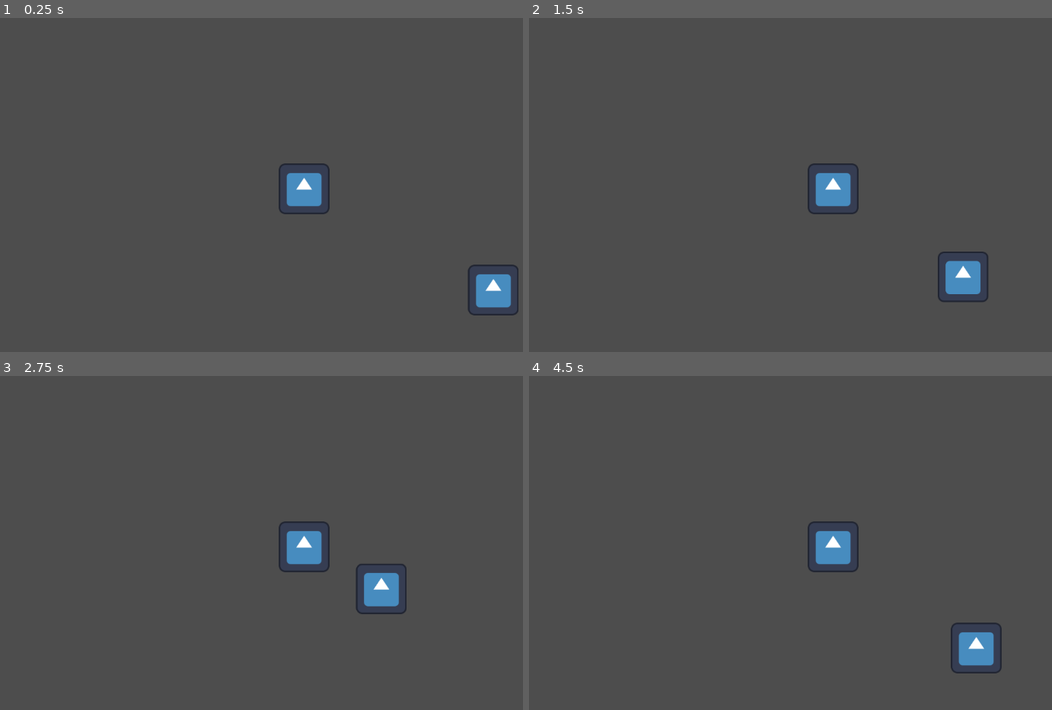
Above: before the commit, frames 1-4 (two rows, left to right).
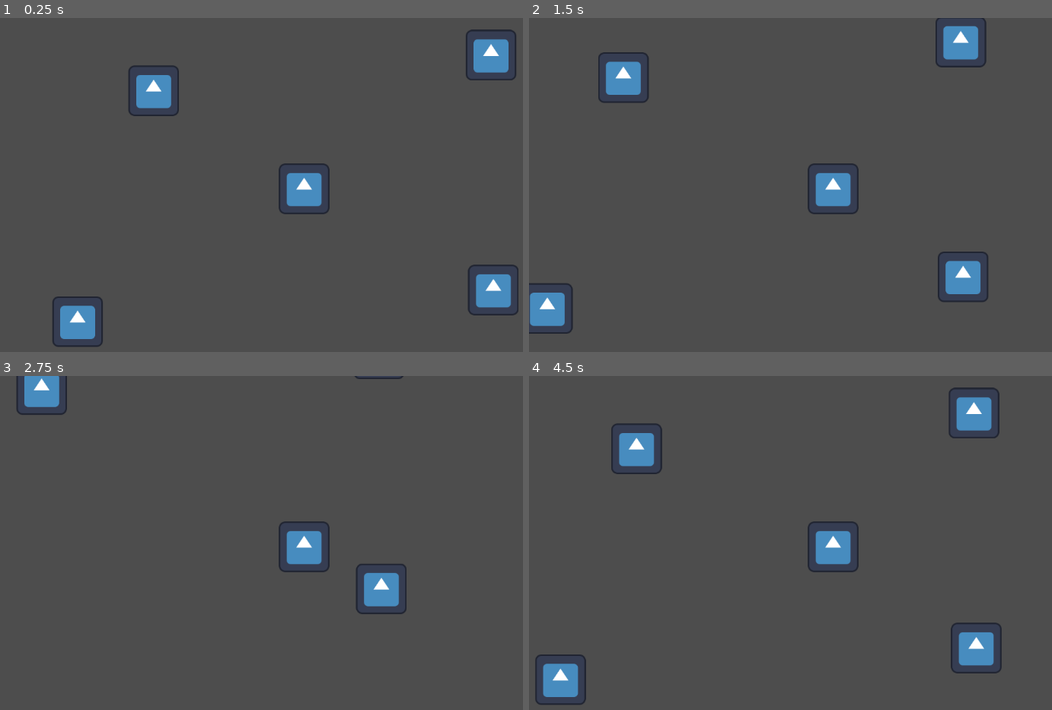
Above: after the commit, the same moments.

Repository: lunalight54/RPGProject
Game: Godot game, scene res://scenes/main_scene.tscn
Two runs of this game, one before a commit and one after it. Both use one fixed random seed, a clock stepped at 60 frames per second and the inputs below. The engine's default icon, where the game draws it, is replaced by a stand-in: a white triangle on a blue panel in a dark square.
Inputs:
- Up to frame 1 (0.25 s): no input
- Up to frame 2 (1.5 s): tap Enter at 0.5 s; hold Right (ui_right) 0.53-1.28 s; hold Down (ui_down) from 1.28 s (still down)
- Up to frame 3 (2.75 s): release Down (ui_down) at 2.03 s; hold Right (ui_right) from 2.03 s (still down)
- Up to frame 4 (4.5 s): release Right (ui_right) at 2.78 s; hold Up (ui_up) 2.78-3.53 s; hold Left (ui_left) from 3.53 s (still down)

The runs differ from the first frame. In frame 1, 2.6% of the frame differs, in the area x 10-99%, y 3-99%; in frame 2, 2.5%; in frame 3, 0.8%; in frame 4, 2.7%, in the area x 1-90%, y 3-99%.

Commit message:
Added more interactables

Diff:
--- a/project.godot
+++ b/project.godot
@@ -12,7 +12,7 @@
 
 config/name="RpgGame"
 run/main_scene="res://scenes/main_scene.tscn"
-config/features=PackedStringArray("4.2", "Forward Plus")
+config/features=PackedStringArray("4.1", "Forward Plus")
 config/icon="res://assets/icon.svg"
 
 [autoload]
--- a/scenes/main_scene.tscn
+++ b/scenes/main_scene.tscn
@@ -6,7 +6,7 @@
 [ext_resource type="PackedScene" uid="uid://cxdgd1xayi4a1" path="res://scenes/prototype_interactable_object.tscn" id="4_fpxf2"]
 
 [sub_resource type="RectangleShape2D" id="RectangleShape2D_axlyc"]
-size = Vector2(126.5, 125)
+size = Vector2(127.38, 126.354)
 
 [node name="MainScene" type="Node2D"]
 z_as_relative = false
@@ -26,6 +26,7 @@
 texture = ExtResource("1_0g72d")
 
 [node name="CollisionShape2D" type="CollisionShape2D" parent="MainCharacter"]
+position = Vector2(0.219598, -0.338468)
 scale = Vector2(0.498985, 0.5)
 shape = SubResource("RectangleShape2D_axlyc")
 
@@ -34,3 +35,12 @@
 
 [node name="Prototype_interactable_object" parent="." instance=ExtResource("4_fpxf2")]
 position = Vector2(240, 131)
+
+[node name="Prototype_interactable_object2" parent="." instance=ExtResource("4_fpxf2")]
+position = Vector2(237, -166)
+
+[node name="Prototype_interactable_object3" parent="." instance=ExtResource("4_fpxf2")]
+position = Vector2(-189, -121)
+
+[node name="Prototype_interactable_object4" parent="." instance=ExtResource("4_fpxf2")]
+position = Vector2(-285, 171)
